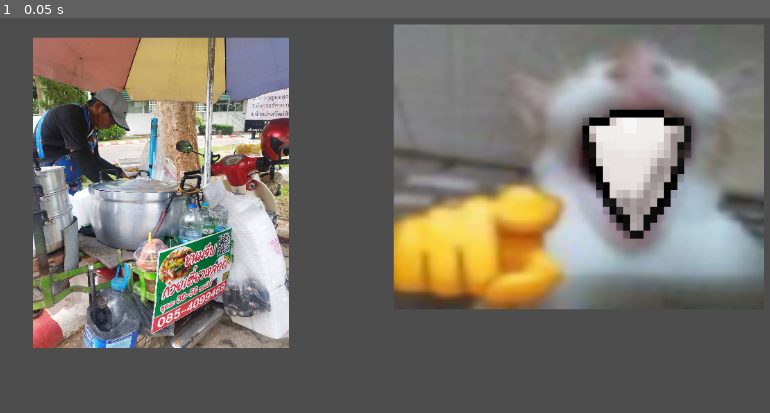
Above: before the commit, frame 1.
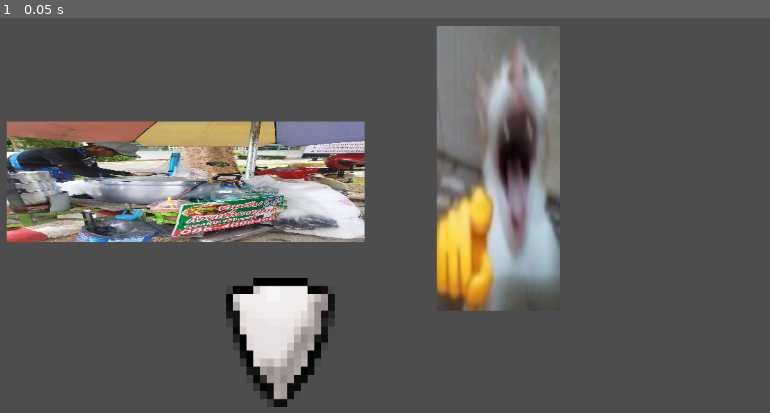
Above: after the commit, the same moment.

Repository: Harmornic/Projectgame-2D
Game: Godot game, scene res://test.tscn
Same seed, same stepped clock (60 frames per second), same inputs: the game is played once before the commit and once after it. This scene is started directly instead of the project's main scene.
Inputs:
- Up to frame 1 (0.05 s): no input

The runs differ from the first frame. In frame 1, 57% of the frame differs, in the area x 0-100%, y 1-99%.

Commit message:
Update test.tscn

Diff:
--- a/test.tscn
+++ b/test.tscn
@@ -7,16 +7,16 @@
 [node name="Test" type="Node2D"]
 
 [node name="3x" type="Sprite2D" parent="."]
-position = Vector2(875, 276)
-scale = Vector2(4.76786, 3.66964)
+position = Vector2(759, 278)
+scale = Vector2(1.58929, 3.66964)
 texture = ExtResource("1_37kl0")
 
 [node name="215641" type="Sprite2D" parent="."]
-position = Vector2(273, 313)
-scale = Vector2(0.333032, 0.302979)
+position = Vector2(308, 297)
+scale = Vector2(0.466155, 0.117637)
 texture = ExtResource("2_8uh7m")
 
 [node name="Sprite-0025" type="Sprite2D" parent="."]
-position = Vector2(969, 317)
+position = Vector2(455, 560)
 scale = Vector2(0.652, 0.722)
 texture = ExtResource("3_6uqi0")
Not shown: 1 places in test.tscn that only renumber resources
